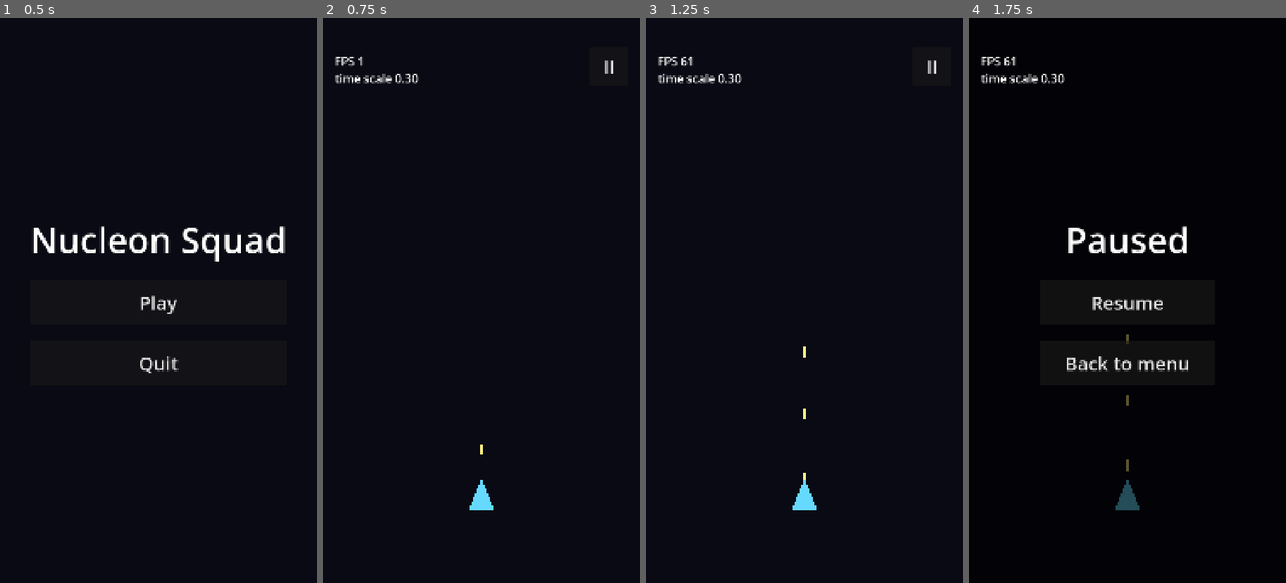
Above: before the commit, frames 1-4 (left to right).
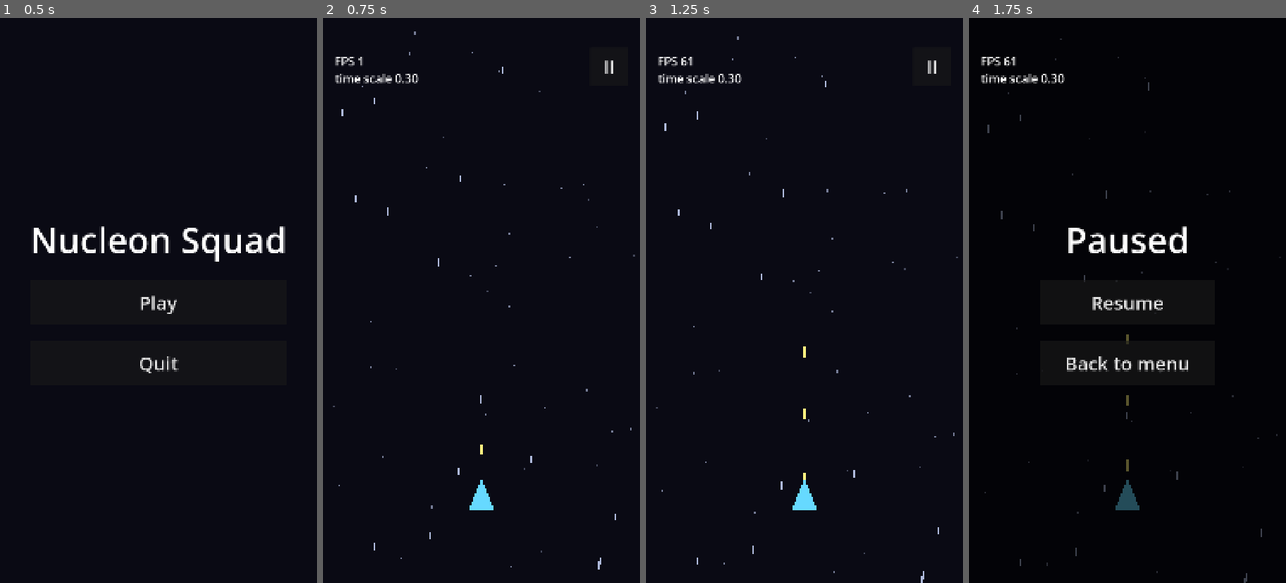
Above: after the commit, the same moments.

Repository: GDPonsoni/Nucleon-Squad-3D
Game: Godot game, scene res://scenes/menu.tscn
Same seed, same stepped clock (60 frames per second), same inputs: the game is played once before the commit and once after it.
Inputs:
- Up to frame 1 (0.5 s): no input
- Up to frame 2 (0.75 s): click "Play" at 0.5 s
- Up to frame 3 (1.25 s): no input
- Up to frame 4 (1.75 s): click "II" at 1.25 s

Frame 1 is identical in both runs. In frame 2, 0.2% of the frame differs, in the area x 3-99%, y 2-98%; in frame 3, 0.2%, in the area x 3-99%, y 3-100%; in frame 4, 0.2%.

Commit message:
feat(core): adiciona fundo de estrelas em parallax
Três camadas descendo em velocidades diferentes dão a sensação de
avanço. O fundo também desacelera na câmera lenta.

Co-Authored-By: Claude Opus 5.5 <noreply@anthropic.com>

Diff:
--- a/scripts/core/game.gd
+++ b/scripts/core/game.gd
@@ -14,6 +14,10 @@
 	touch_input = TouchInput.new()
 	touch_input.name = "TouchInput"
 	add_child(touch_input)
+
+	var starfield := Starfield.new()
+	starfield.name = "Starfield"
+	add_child(starfield)
 
 	# Pool antes da nave para os projéteis ficarem atrás dela
 	bullet_pool = BulletPool.new()
--- a/scripts/core/params.gd
+++ b/scripts/core/params.gd
@@ -16,6 +16,14 @@
 var pause_button_margin: Vector2 = Vector2(40.0, 100.0)  # a partir do canto superior direito
 var pause_overlay_color: Color = Color(0.0, 0.0, 0.0, 0.65)
 
+# --- Fundo: estrelas em camadas (distante -> próxima) ---
+var star_layer_counts: PackedInt32Array = [70, 40, 16]
+var star_layer_speeds: PackedFloat32Array = [40.0, 120.0, 320.0]  # px/s
+var star_layer_sizes: PackedFloat32Array = [2.0, 3.5, 5.0]
+var star_layer_alphas: PackedFloat32Array = [0.3, 0.55, 0.85]
+var star_layer_streaks: PackedFloat32Array = [0.0, 1.0, 4.0]  # alongamento vertical
+var star_color: Color = Color(0.8, 0.85, 1.0)
+
 # --- Câmera lenta ---
 var slow_time_scale: float = 0.3
 var time_scale_smooth_seconds: float = 0.1  # duração da transição, em tempo real
--- /dev/null
+++ b/scripts/core/starfield.gd
@@ -0,0 +1,46 @@
+class_name Starfield
+extends Node2D
+## Fundo de estrelas em camadas (parallax) descendo: sensação de avanço da nave.
+## Usa o delta escalado, então também desacelera na câmera lenta.
+
+var _layers: Array[PackedVector2Array] = []
+
+
+func _ready() -> void:
+	var rect: Rect2 = get_viewport_rect()
+	for layer in Params.star_layer_counts.size():
+		var stars := PackedVector2Array()
+		for i in Params.star_layer_counts[layer]:
+			stars.append(Vector2(
+				randf_range(rect.position.x, rect.end.x),
+				randf_range(rect.position.y, rect.end.y)))
+		_layers.append(stars)
+
+
+func _process(delta: float) -> void:
+	var rect: Rect2 = get_viewport_rect()
+	for layer in _layers.size():
+		var stars: PackedVector2Array = _layers[layer]
+		var step: float = Params.star_layer_speeds[layer] * delta
+		for i in stars.size():
+			var star: Vector2 = stars[i]
+			star.y += step
+			# Saiu por baixo: volta no topo em outra coluna
+			if star.y > rect.end.y:
+				star.y -= rect.size.y
+				star.x = randf_range(rect.position.x, rect.end.x)
+			stars[i] = star
+		_layers[layer] = stars
+	queue_redraw()
+
+
+func _draw() -> void:
+	for layer in _layers.size():
+		var size: float = Params.star_layer_sizes[layer]
+		var color: Color = Params.star_color
+		color.a = Params.star_layer_alphas[layer]
+		# Camadas próximas viram rastros curtos (mais sensação de velocidade)
+		var streak: float = size * Params.star_layer_streaks[layer]
+		var star_size := Vector2(size, size + streak)
+		for star in _layers[layer]:
+			draw_rect(Rect2(star - star_size * 0.5, star_size), color)
Not shown, added: scripts/core/starfield.gd.uid
